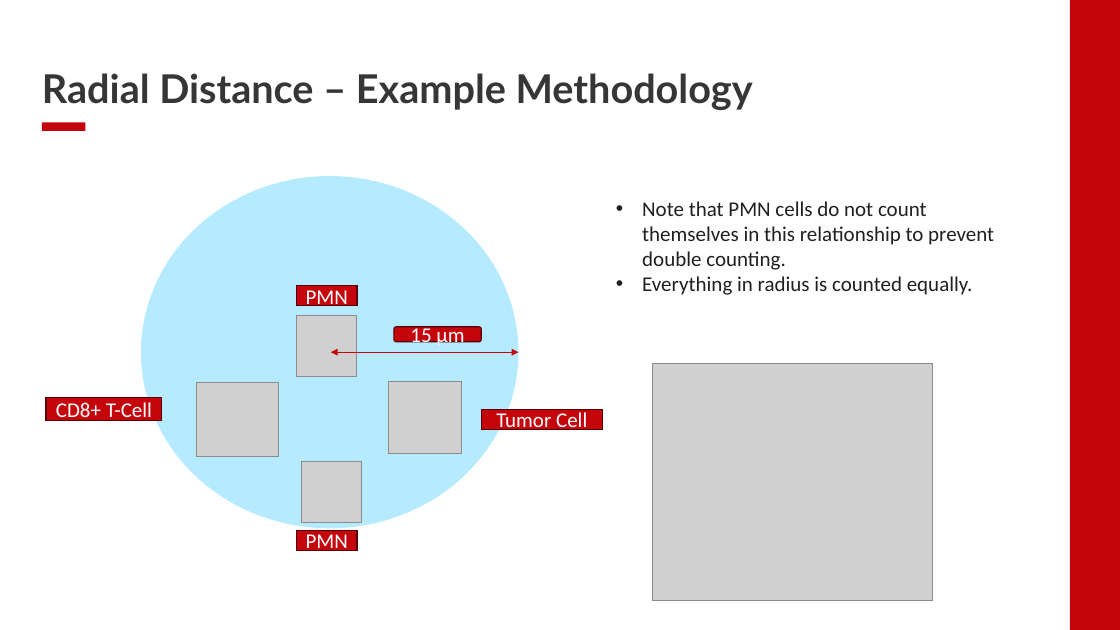
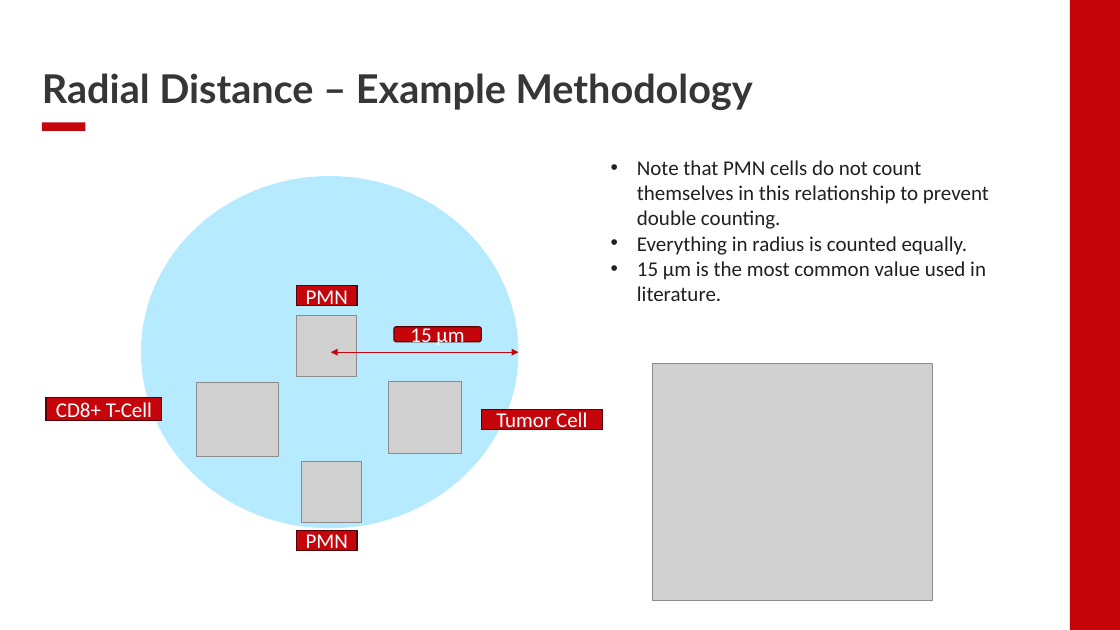
Before and after one commit to EDJohns/2025-Dinh-Lab-Research-Project, a slide deck: slide 2 of Shapiro 2025 Project/Weekly Updates/Week 6 Updates.pptx. Drawn at 1120x630 pixels with LibreOffice and Linux fonts; fonts in the diff are those of the drawing; grey boxes stand for pictures; background and template pictures are left out. Boxes give left, top, right and bottom in pixels: in the first picture for what was removed or moved away, otherwise in the second. Text is boxed around its words. In the diff, an @@ line names an element or a change of style, - is before the commit and + after.

```diff
--- a/Shapiro 2025 Project/Weekly Updates/Week 6 Updates.pptx
+++ b/Shapiro 2025 Project/Weekly Updates/Week 6 Updates.pptx
@@ text "Note that PMN cells do ...": place and size @@
-text "Note that PMN cells do ..." at (642,201,994,295)
+text "Note that PMN cells do ..." at (637,160,989,301)
@@ text at (637,261,986,301): paragraph added @@
+• 15 µm is the most common value used in literature.
```
Also in this commit, not shown: 3 other slides changed, 1 slide removed.
